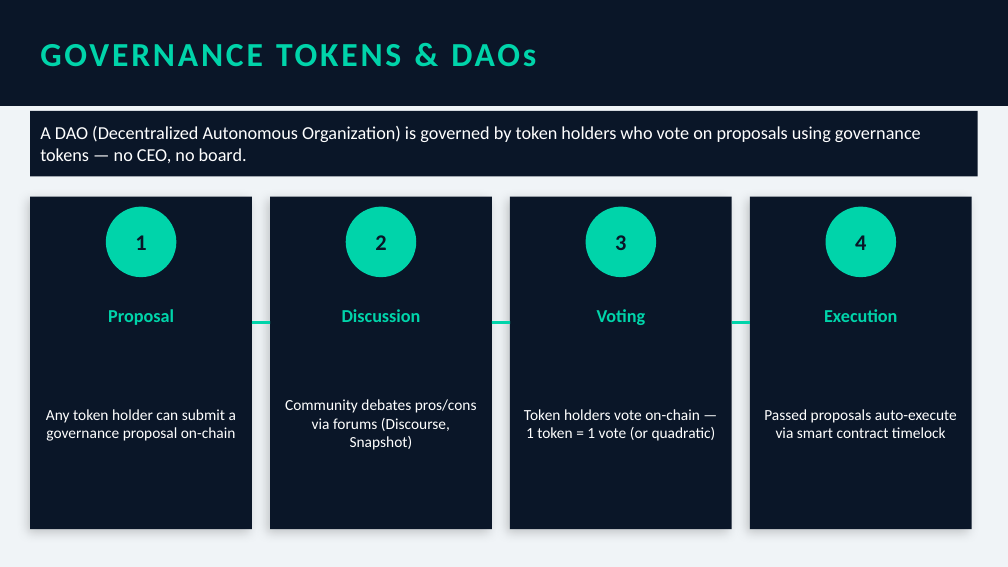
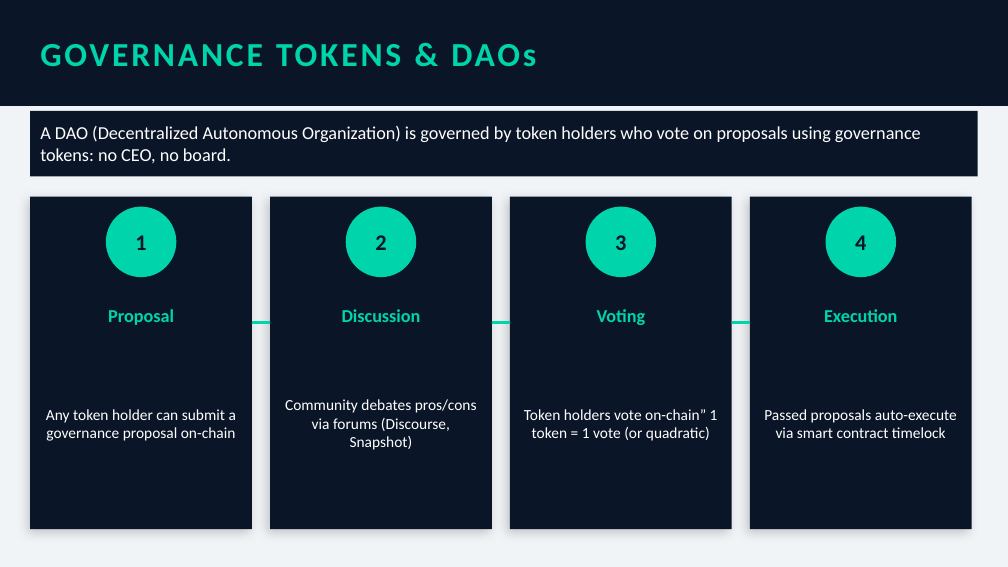
Before and after one commit to McLight-Note/Introduction-to-BlockChain, a slide deck: slide 16 of token_economies.pptx. Drawn at 1008x567 pixels with LibreOffice and Linux fonts; fonts in the diff are those of the drawing. Boxes give left, top, right and bottom in pixels: in the first picture for what was removed or moved away, otherwise in the second. Text is boxed around its words. In the diff, an @@ line names an element or a change of style, - is before the commit and + after.

```diff
--- a/token_economies.pptx
+++ b/token_economies.pptx
@@ text at (40,126,921,163): text changed @@
-A DAO (Decentralized Autonomous Organization) is governed by token holders who vote on proposals using governance tokens — no CEO, no board.
+A DAO (Decentralized Autonomous Organization) is governed by token holders who vote on proposals using governance tokens: no CEO, no board.
@@ text at (524,409,718,441): text changed @@
-Token holders vote on-chain — 1 token = 1 vote (or quadratic)
+Token holders vote on-chain” 1 token = 1 vote (or quadratic)
```
Also in this commit, not shown: 13 other slides changed.
